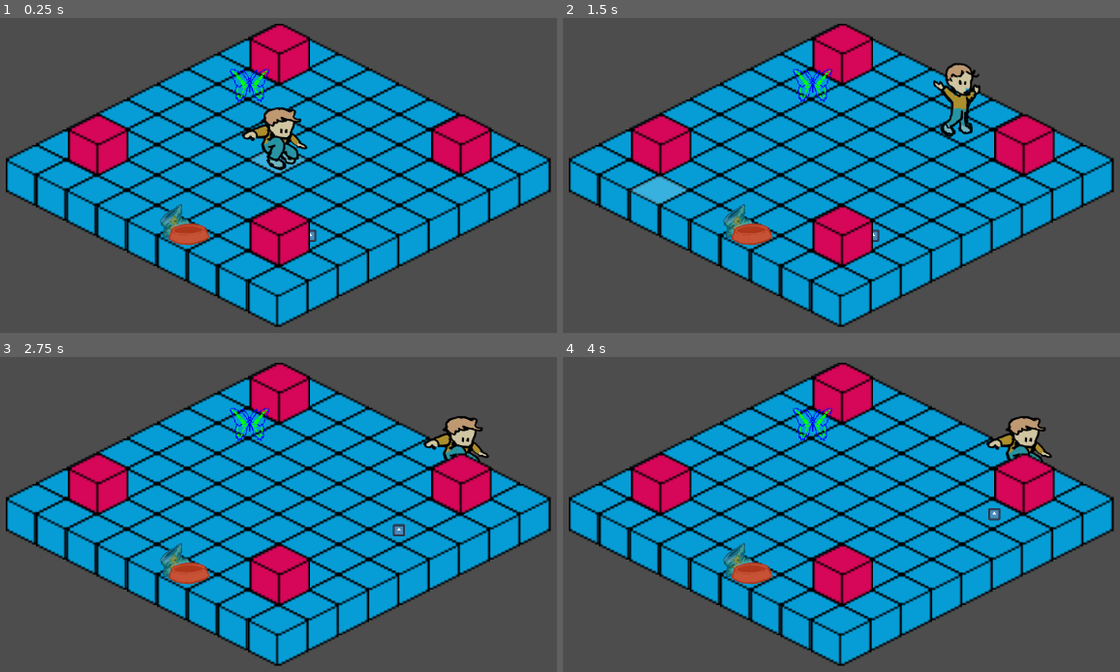
Above: before the commit, frames 1-4 (two rows, left to right).
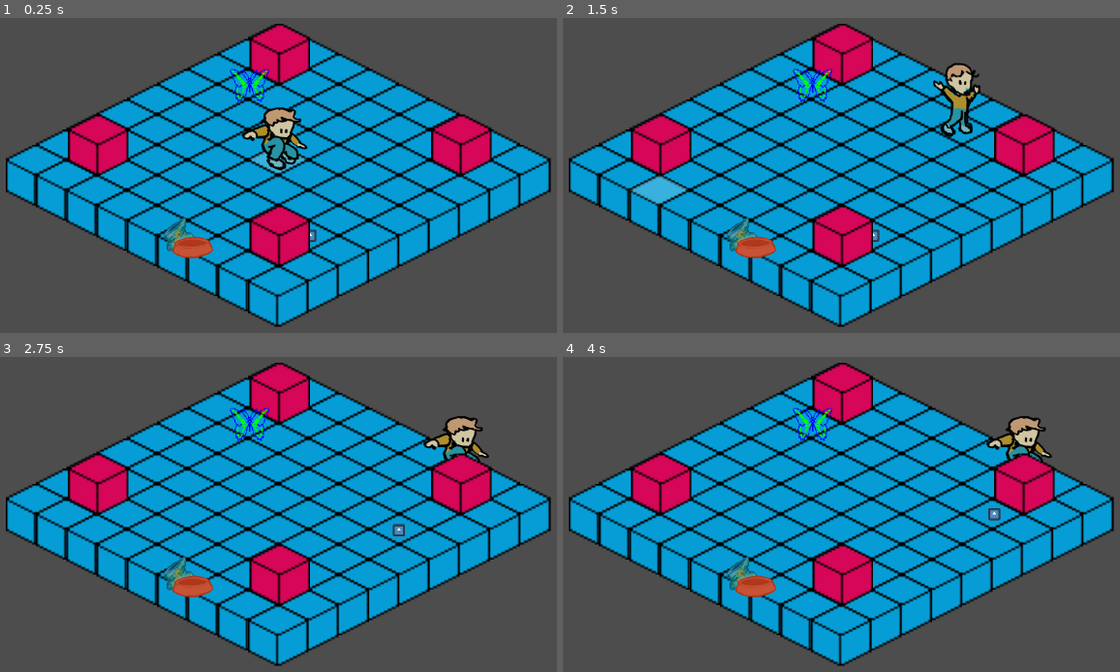
Above: after the commit, the same moments.

Repository: remimorvan/isometric-reverse-heist-simulator-2000
Game: Godot game, scene res://scenes/main.tscn
Same seed, same stepped clock (60 frames per second), same inputs: the game is played once before the commit and once after it. The engine's default icon, where the game draws it, is replaced by a stand-in: a white triangle on a blue panel in a dark square.
Inputs (mouse positions are in pixels of both pictures, inside the frame that each line leads up to):
- Up to frame 1 (0.25 s): no input
- Up to frame 2 (1.5 s): tap Enter at 0.5 s; move the mouse to (1014, 128) at 0.52 s; click (1014, 128) at 0.67 s; move the mouse to (685, 191) at 1.27 s; click (685, 191) at 1.42 s
- Up to frame 3 (2.75 s): move the mouse to (356, 366) at 2.02 s; click (356, 366) at 2.17 s
- Up to frame 4 (4 s): tap Space at 2.75 s; move the mouse to (802, 621) at 2.77 s; click (802, 621) at 2.92 s; tap Enter at 3.5 s; move the mouse to (1075, 590) at 3.52 s; click (1075, 590) at 3.67 s

The runs differ from the first frame. In frame 1, 0.9% of the frame differs, in the area x 28-39%, y 59-77%; in frame 2, 0.9%; in frame 3, 0.9%; in frame 4, 0.9%.

Commit message:
better shader dog bawl

Diff:
--- a/scenes/dog_bawl.tscn
+++ b/scenes/dog_bawl.tscn
@@ -8,12 +8,12 @@
 shader = ExtResource("2_phhrf")
 shader_parameter/clr = Color(0, 0, 0, 0)
 shader_parameter/type = 2
-shader_parameter/thickness = 2.0
+shader_parameter/thickness = 8.0
 
 [sub_resource type="CircleShape2D" id="CircleShape2D_hxd06"]
 radius = 112.004
 
-[node name="Chair" type="Node2D"]
+[node name="Dog Bawl" type="Node2D"]
 script = ExtResource("1_hfv8l")
 metadata/_custom_type_script = "uid://cgek256grw13s"
 
--- a/scenes/highlight.gdshader
+++ b/scenes/highlight.gdshader
@@ -28,5 +28,5 @@
 
 void fragment() {
 	//COLOR = mix(COLOR, vec4(1.), (0.3+0.3*sin(TIME))*(check(TEXTURE, UV, TEXTURE_PIXEL_SIZE) - gtz(COLOR.a)));
-	COLOR += clr * (1.+0.2*sin(TIME))*vec4(check(TEXTURE, UV, TEXTURE_PIXEL_SIZE) - gtz(COLOR.a));
+	COLOR += clr * (1.+0.2*sin(3.0*TIME))*vec4(check(TEXTURE, UV, TEXTURE_PIXEL_SIZE) - gtz(COLOR.a));
 }
--- a/scripts/dog_bawl.gd
+++ b/scripts/dog_bawl.gd
@@ -26,6 +26,8 @@
 	semi_full_bawl = load("res://assets/level/gamelle/gamelle-2.png")
 	semi_empty_bawl = load("res://assets/level/gamelle/gamelle-3.png")
 	empty_bawl = load("res://assets/level/gamelle/gamelle-4.png")
+	var current_tile = layer0.local_to_map(global_position)
+	global_position = layer0.map_to_local(current_tile)
 
 # Called every frame. 'delta' is the elapsed time since the previous frame.
 func _process(delta: float) -> void:
@@ -55,7 +57,7 @@
 
 func is_interactable(player_position: Vector2i) -> bool:
 	var is_adjacent = is_adjacent(player_position)
-	return is_adjacent
+	return is_adjacent and state == 0
 
 func highlight() -> void:
 	#sprite.scale = init_scale*1.4
